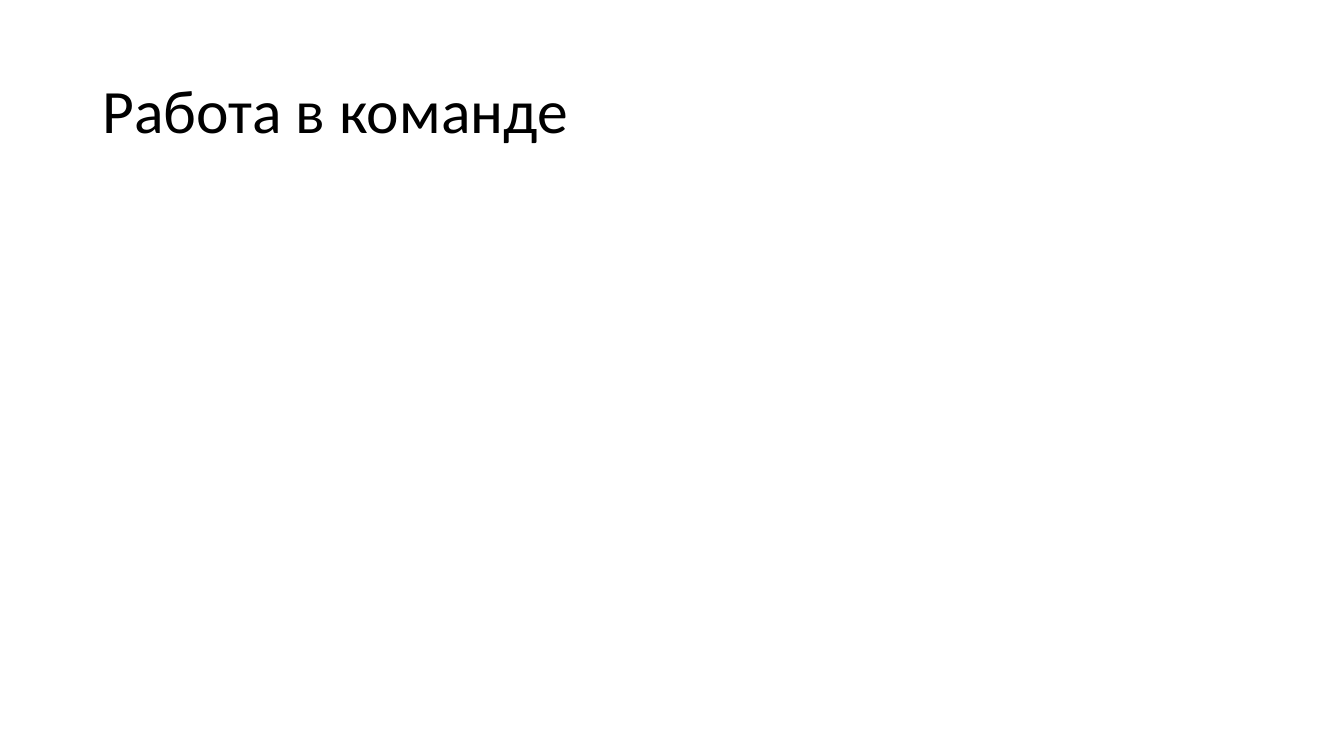
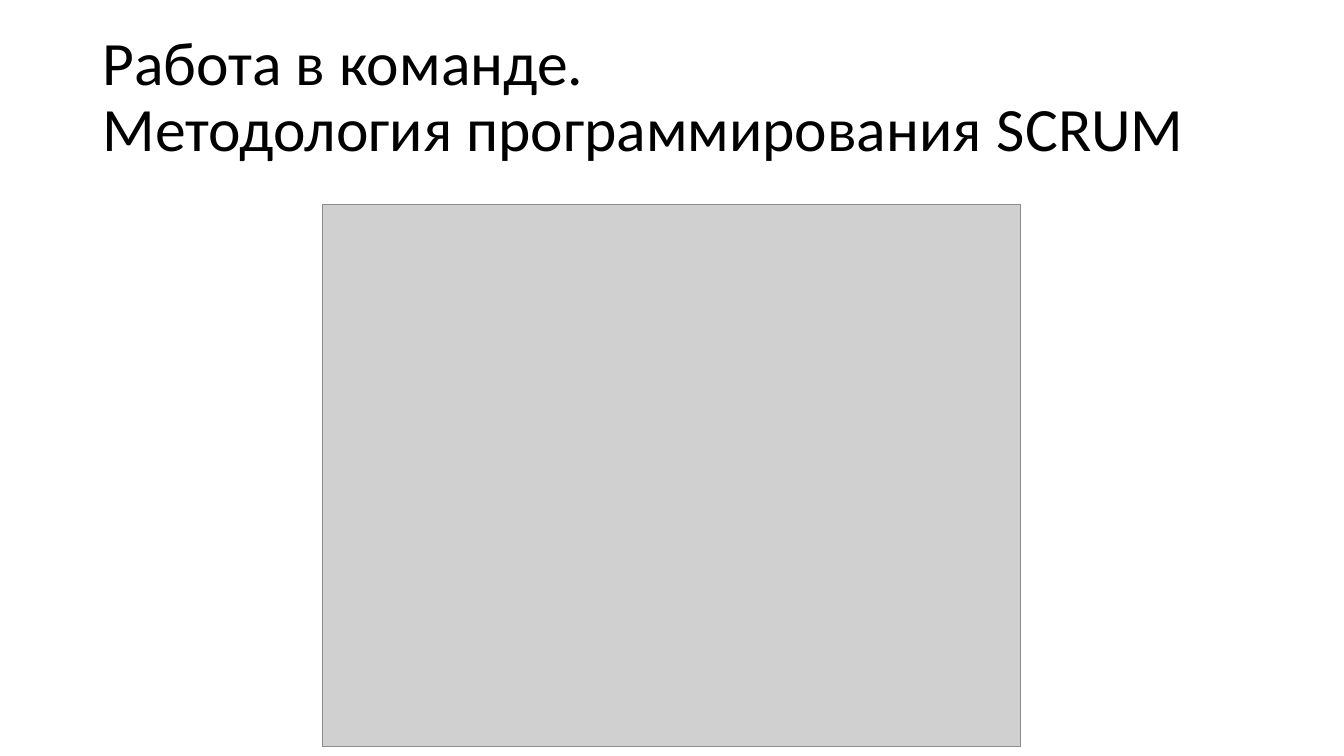
Before and after one commit to N0tilT/Timelon, a slide deck: slide 3 of docs/Timelon.pptx. Drawn at 1344x756 pixels with LibreOffice and Linux fonts; fonts in the diff are those of the drawing; grey boxes stand for pictures. Boxes give left, top, right and bottom in pixels: in the first picture for what was removed or moved away, otherwise in the second. Text is boxed around its words. In the diff, an @@ line names an element or a change of style, - is before the commit and + after.

```diff
--- a/docs/Timelon.pptx
+++ b/docs/Timelon.pptx
@@ title at box(102, 43, 1184, 161): text changed @@
-Работа в команде
+Работа в команде.
+Методология программирования SCRUM
@@ picture added at box(323, 205, 1021, 746) @@
```
Also in this commit, not shown: 4 other slides changed, 1 slide removed.
